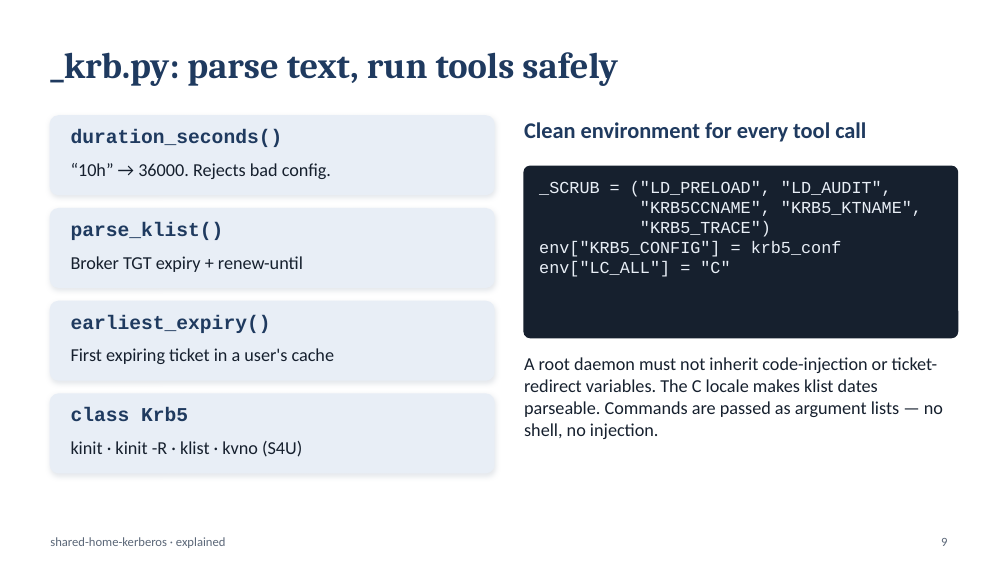
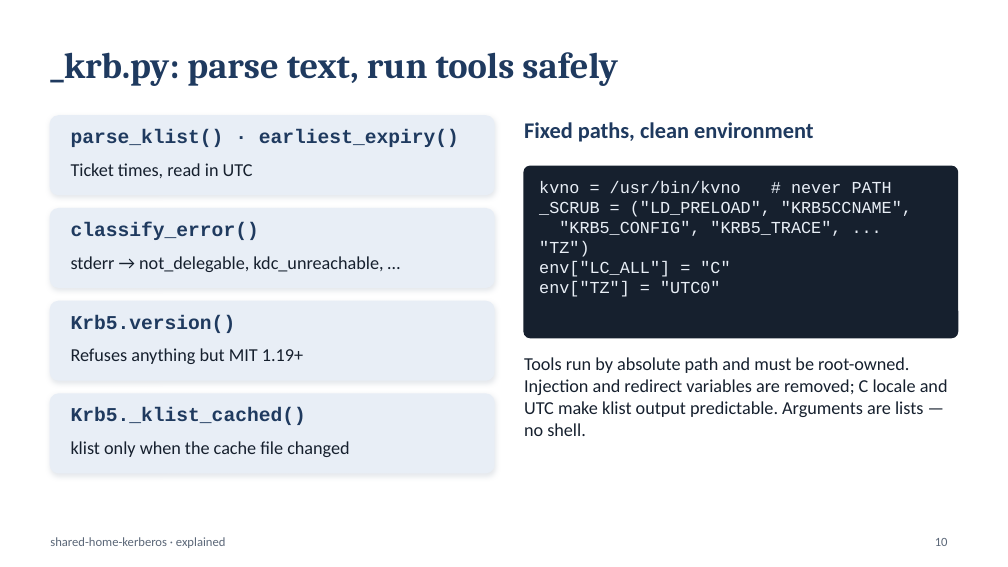
Before and after one commit to vijayrattehalli-cloud/shared-home-kerberos, a slide deck: slide 10 of docs/shared-home-kerberos-slides.pptx (slide 9 before the commit). Drawn at 1008x567 pixels with LibreOffice and Linux fonts; fonts in the diff are those of the drawing. Boxes give left, top, right and bottom in pixels: in the first picture for what was removed or moved away, otherwise in the second. Text is boxed around its words. In the diff, an @@ line names an element or a change of style, - is before the commit and + after.

```diff
--- a/docs/shared-home-kerberos-slides.pptx
+++ b/docs/shared-home-kerberos-slides.pptx
@@ text at [71, 129, 459, 147]: text changed @@
-duration_seconds()
+parse_klist() · earliest_expiry()
@@ text at [524, 122, 813, 142]: text changed @@
-Clean environment for every tool call
+Fixed paths, clean environment
@@ text at [71, 163, 253, 178]: text changed @@
-“10h” → 36000. Rejects bad config.
+Ticket times, read in UTC
@@ text at [539, 181, 912, 257]: text changed @@
-_SCRUB = ("LD_PRELOAD", "LD_AUDIT",
-"KRB5CCNAME", "KRB5_KTNAME",
-"KRB5_TRACE")
-env["KRB5_CONFIG"] = krb5_conf
+kvno = /usr/bin/kvno # never PATH
+_SCRUB = ("LD_PRELOAD", "KRB5CCNAME",
+"KRB5_CONFIG", "KRB5_TRACE", ... "TZ")
@@ text at [71, 222, 259, 240]: text changed @@
-parse_klist()
+classify_error()
@@ text at [71, 256, 383, 272]: text changed @@
-Broker TGT expiry + renew-until
+stderr → not_delegable, kdc_unreachable, …
@@ text at [539, 281, 720, 297]: paragraph added @@
+env["TZ"] = "UTC0"
@@ text at [71, 315, 236, 333]: text changed @@
-earliest_expiry()
+Krb5.version()
@@ text at [71, 348, 303, 364]: text changed @@
-First expiring ticket in a user's cache
+Refuses anything but MIT 1.19+
@@ text at [524, 357, 948, 436]: text changed @@
-A root daemon must not inherit code-injection or ticket-redirect variables. The C locale makes klist dates parseable. Commands are passed as argument lists — no shell, no injection.
+Tools run by absolute path and must be root-owned. Injection and redirect variables are removed; C locale and UTC make klist output predictable. Arguments are lists — no shell.
@@ text at [71, 407, 306, 425]: text changed @@
-class Krb5
+Krb5._klist_cached()
@@ text at [71, 441, 349, 457]: text changed @@
-kinit · kinit -R · klist · kvno (S4U)
+klist only when the cache file changed
@@ page number at [935, 538, 948, 546]: text changed @@
-9
+10
```
Also in this commit, not shown: 11 other slides changed, 3 slides added, 1 slide removed, 1 other file.
